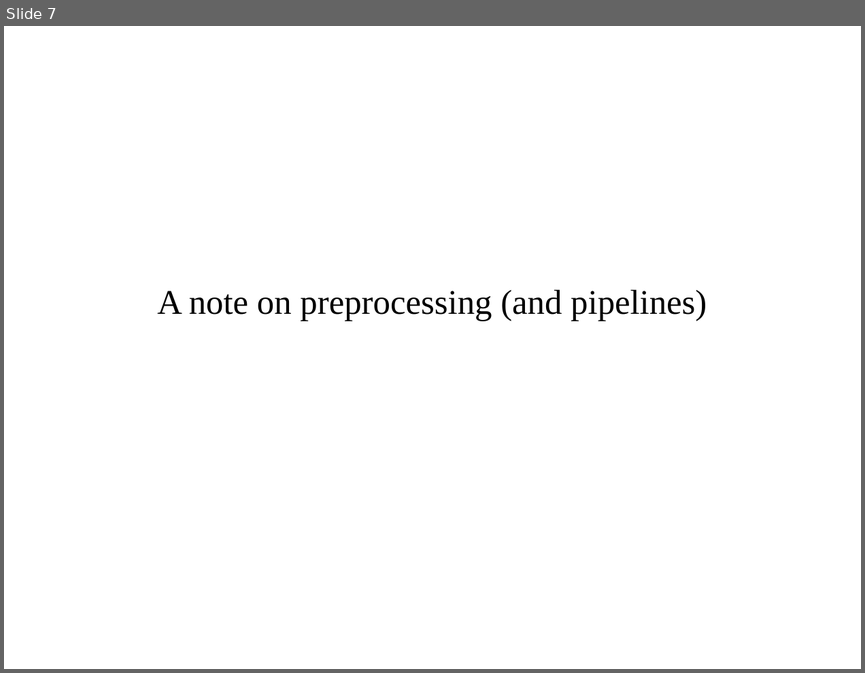
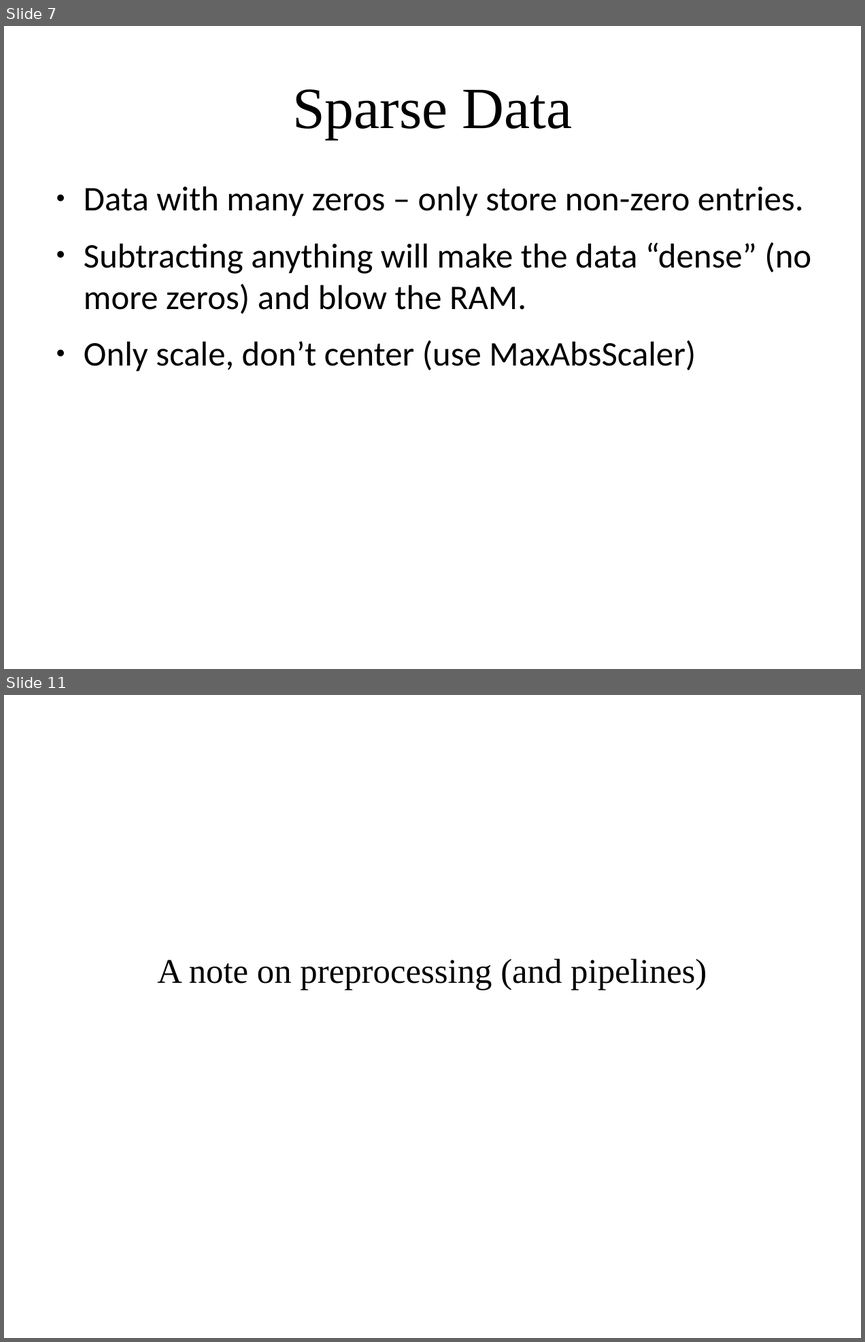
Before and after one commit to amueller/applied_ml_spring_2017, a slide deck: slides/aml-07-020817.odp. Shown one above the other, each under a label of ours: slide 7 before the commit, slides 7 and 11 after it; the slides between them are not shown. The pictures are 865x673 and 865x1342 pixels, drawn with LibreOffice and Linux fonts; fonts in the diff are those of the drawing. Boxes give left, top, right and bottom in pixels: in the first picture for what was removed or moved away, otherwise in the second. Text is boxed around its words. In the diff, an @@ line names an element or a change of style, - is before the commit and + after.

```diff
--- a/slides/aml-07-020817.odp
+++ b/slides/aml-07-020817.odp
@@ slide 7 added at <box>4,26,861,669</box>, background #FFFFFF @@
@@ title added at <box>292,89,572,139</box>, 54 pt, text #000000 @@
+Sparse Data
@@ text added at <box>84,186,811,371</box>, 32 pt, text #000000 @@
+● Data with many zeros – only store non-zero entries.
+● Subtracting anything will make the data “dense” (no more zeros) and blow the RAM.
+● Only scale, don’t center (use MaxAbsScaler)
@@ what was slide 7 is now slide 11 @@
```
Also in this commit, not shown: 1 slide changed, 22 other slides added, 5 slides removed, 1 other file.
